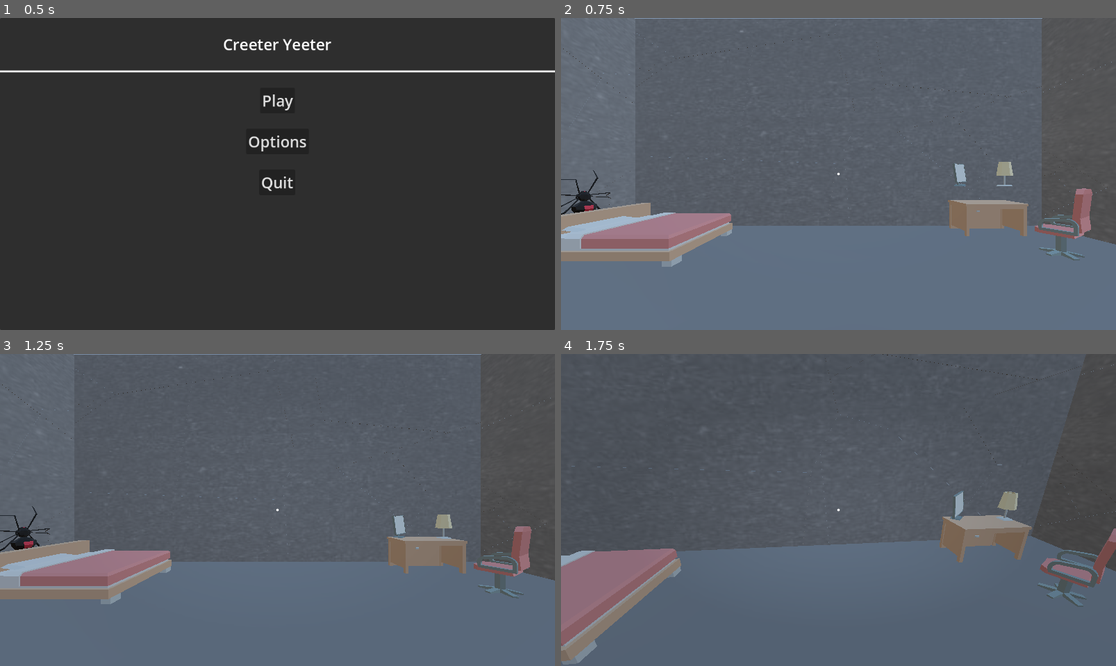
Above: before the commit, frames 1-4 (two rows, left to right).
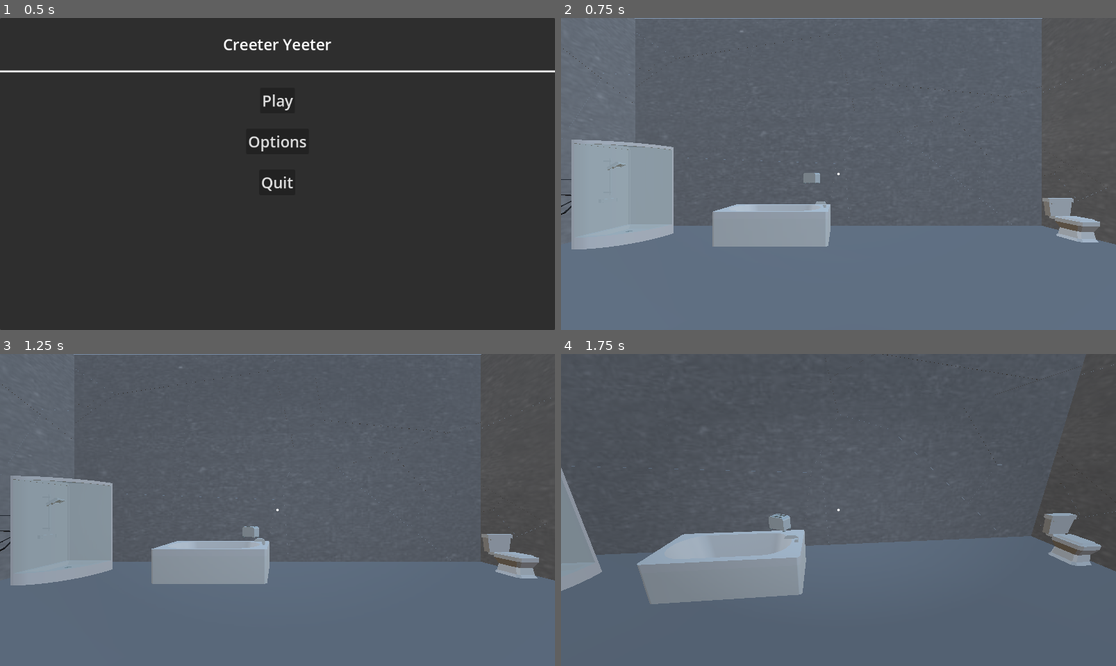
Above: after the commit, the same moments.

Repository: rcorre/wildjam84
Game: Godot game, scene res://menus/title/Title.tscn
Two runs of this game, one before a commit and one after it. Both use one fixed random seed, a clock stepped at 60 frames per second and the inputs below.
Inputs (mouse positions are in pixels of both pictures, inside the frame that each line leads up to):
- Up to frame 1 (0.5 s): no input
- Up to frame 2 (0.75 s): click "Play" at 0.5 s
- Up to frame 3 (1.25 s): no input
- Up to frame 4 (1.75 s): tap Enter at 1.25 s; move the mouse to (866, 510) at 1.27 s; hold W (forward) from 1.28 s (still down); hold Right mouse button (drop) from 1.28 s (still down); tap Space (jump) at 1.52 s

Frame 1 is identical in both runs. In frame 2, 14% of the frame differs, in the area x 0-98%, y 38-80%; in frame 3, 14%; in frame 4, 15%, in the area x 0-100%, y 36-100%.

Commit message:
Add bathroom1 furniture set

Diff:
--- /dev/null
+++ b/scenes/Level/Rooms/FurnitureSets/Bathroom1.tscn
@@ -0,0 +1,50 @@
+[gd_scene load_steps=11 format=3 uid="uid://buf3nc0simv06"]
+
+[ext_resource type="PackedScene" uid="uid://dgyq3voeq4cjp" path="res://assets/models/furniture/bathroomCabinetDrawer.glb" id="1_vicck"]
+[ext_resource type="PackedScene" uid="uid://v5dljm58w8fw" path="res://assets/models/furniture/bathtub.glb" id="3_ah51c"]
+[ext_resource type="PackedScene" uid="uid://dsv5oqbh7haaf" path="res://assets/models/furniture/bookcaseClosedDoors.glb" id="4_uni63"]
+[ext_resource type="PackedScene" uid="uid://bpgc11hplvysp" path="res://assets/models/furniture/bookcaseOpenLow.glb" id="5_yi2s1"]
+[ext_resource type="PackedScene" uid="uid://cbi6mjmdt8jwo" path="res://assets/models/furniture/dryer.glb" id="6_vcr8m"]
+[ext_resource type="PackedScene" uid="uid://b2xy2sm6j2jrx" path="res://assets/models/furniture/lampSquareFloor.glb" id="7_t211k"]
+[ext_resource type="PackedScene" uid="uid://b8pv7u83bgbgd" path="res://assets/models/furniture/toiletSquare.glb" id="9_66bd6"]
+[ext_resource type="PackedScene" uid="uid://47dhjo775ctw" path="res://assets/models/furniture/toaster.glb" id="9_x8jvc"]
+[ext_resource type="PackedScene" uid="uid://lorl2fjfayqb" path="res://assets/models/furniture/showerRound.glb" id="10_i2njv"]
+[ext_resource type="PackedScene" uid="uid://2fh2es4bmplt" path="res://assets/models/furniture/washer.glb" id="11_uykp1"]
+
+[node name="Bathroom1" type="Node3D"]
+
+[node name="bathroomCabinetDrawer" parent="." instance=ExtResource("1_vicck")]
+transform = Transform3D(-6.55671e-08, 0, -1.5, 0, 1.5, 0, 1.5, 0, -6.55671e-08, 4.85716, 0.270445, 0.846984)
+
+[node name="bathtub" parent="." instance=ExtResource("3_ah51c")]
+transform = Transform3D(1.5, 0, 0, 0, 1.5, 0, 0, 0, 1.5, -2.33075, 0.445171, -4.32068)
+
+[node name="bookcaseClosedDoors" parent="." instance=ExtResource("4_uni63")]
+transform = Transform3D(1.5, 0, 0, 0, 1.5, 0, 0, 0, 1.5, -5.14787, 0.445171, 5.41309)
+
+[node name="bookcaseOpenLow" parent="." instance=ExtResource("5_yi2s1")]
+transform = Transform3D(-6.55671e-08, 0, 1.5, 0, 1.5, 0, -1.5, 0, -6.55671e-08, -5.44781, 0.445171, -0.626373)
+
+[node name="dryer" parent="." instance=ExtResource("6_vcr8m")]
+transform = Transform3D(-1.5, 0, -1.31134e-07, 0, 1.5, 0, 1.31134e-07, 0, -1.5, 4.02091, 0.445171, 5.05556)
+
+[node name="lampSquareFloor" parent="." instance=ExtResource("7_t211k")]
+transform = Transform3D(1.5, 0, 0, 0, 1.5, 0, 0, 0, 1.5, -3.28815, 0.445171, 5.31436)
+
+[node name="lampSquareFloor2" parent="." instance=ExtResource("7_t211k")]
+transform = Transform3D(1.5, 0, 0, 0, 1.5, 0, 0, 0, 1.5, 5.63573, 0.445171, 2.62538)
+
+[node name="toaster" parent="." instance=ExtResource("9_x8jvc")]
+transform = Transform3D(1.28291, 0, -0.777264, 0, 1.5, 0, 0.777264, 0, 1.28291, -0.349203, 1.68905, -5.06101)
+
+[node name="washer" parent="." instance=ExtResource("11_uykp1")]
+transform = Transform3D(-1.5, 0, -1.31134e-07, 0, 1.5, 0, 1.31134e-07, 0, -1.5, 2.2838, 0.445171, 5.03624)
+
+[node name="toiletSquare" parent="." instance=ExtResource("9_66bd6")]
+transform = Transform3D(1.5, 0, 0, 0, 1.5, 0, 0, 0, 1.5, 5.49199, 0, -4.63087)
+
+[node name="toiletSquare2" parent="." instance=ExtResource("9_66bd6")]
+transform = Transform3D(-1.5, 0, -1.31134e-07, 0, 1.5, 0, 1.31134e-07, 0, -1.5, 5.6782, 0, -0.832164)
+
+[node name="showerRound" parent="." instance=ExtResource("10_i2njv")]
+transform = Transform3D(-6.55671e-08, 0, 1.5, 0, 1.5, 0, -1.5, 0, -6.55671e-08, -4.37081, 0, -4.3004)
--- a/scenes/Level/Rooms/Room.tscn
+++ b/scenes/Level/Rooms/Room.tscn
@@ -1,11 +1,12 @@
-[gd_scene load_steps=5 format=3 uid="uid://cjm3fhg3ivebn"]
+[gd_scene load_steps=6 format=3 uid="uid://cjm3fhg3ivebn"]
 
 [ext_resource type="Script" uid="uid://bgvqg3tbrarih" path="res://scenes/Level/Rooms/Room.gd" id="1_ftteg"]
 [ext_resource type="PackedScene" uid="uid://lare0nuf4gky" path="res://scenes/Level/Walls/BreakableWall1.tscn" id="2_xgo5k"]
 [ext_resource type="PackedScene" uid="uid://dll4msolpmjc7" path="res://scenes/Level/Walls/BreakableWall2.tscn" id="3_u1muq"]
 [ext_resource type="PackedScene" uid="uid://dq32mrx7dfa67" path="res://scenes/Level/Rooms/FurnitureSets/Bedroom1.tscn" id="4_u1muq"]
+[ext_resource type="PackedScene" uid="uid://buf3nc0simv06" path="res://scenes/Level/Rooms/FurnitureSets/Bathroom1.tscn" id="5_12eac"]
 
 [node name="Room" type="Node3D"]
 script = ExtResource("1_ftteg")
 walls = Array[PackedScene]([ExtResource("2_xgo5k"), ExtResource("3_u1muq")])
-furniture_sets = Array[PackedScene]([ExtResource("4_u1muq")])
+furniture_sets = Array[PackedScene]([ExtResource("4_u1muq"), ExtResource("5_12eac")])
Binary file removed: assets/models/furniture/doorway.glb
Not shown, removed: assets/models/furniture/doorway.glb.import
Binary file removed: assets/models/furniture/doorwayFront.glb
Not shown, removed: assets/models/furniture/doorwayFront.glb.import
Binary file removed: assets/models/furniture/doorwayOpen.glb
Not shown, removed: assets/models/furniture/doorwayOpen.glb.import
Binary file removed: assets/models/furniture/floorCorner.glb
Not shown, removed: assets/models/furniture/floorCorner.glb.import
Binary file removed: assets/models/furniture/floorCornerRound.glb
Not shown, removed: assets/models/furniture/floorCornerRound.glb.import
Binary file removed: assets/models/furniture/floorFull.glb
Not shown, removed: assets/models/furniture/floorFull.glb.import
(and 2 more such lines)
